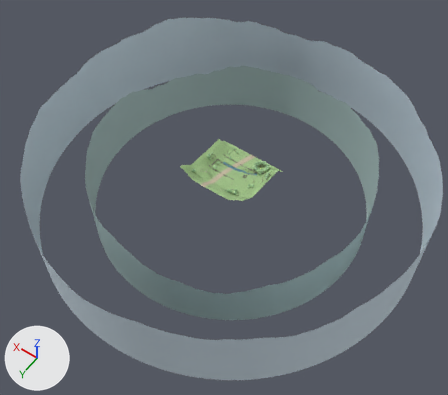
One commit to the glTF model public/assets/meadow.glb: the scene before it, then after it.
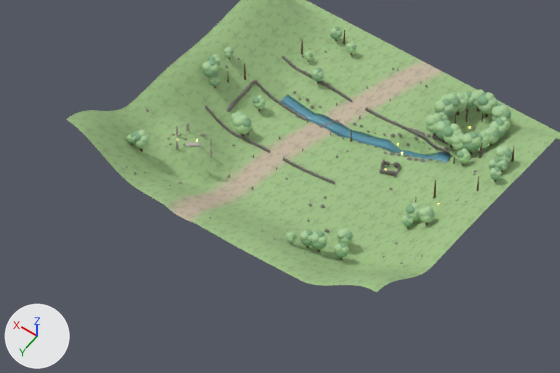
Old and new are each drawn whole from a 50 mm lens placed at (-283.0, 476.0, 599.0), pointed at (-8.0, 92.0, -5.0) and again close up on the part from 37% to 62% of the width and 36% to 55% of the height. Lighting does not change. The marker at lower left points along +X, +Y and +Z. The first two pictures are the older version. Vertices at exactly the same position are counted once.

The first close-up shows 'FLOOR_MEADOW', 'MEADOW'.
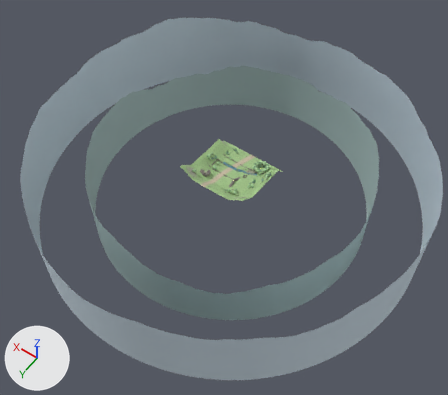
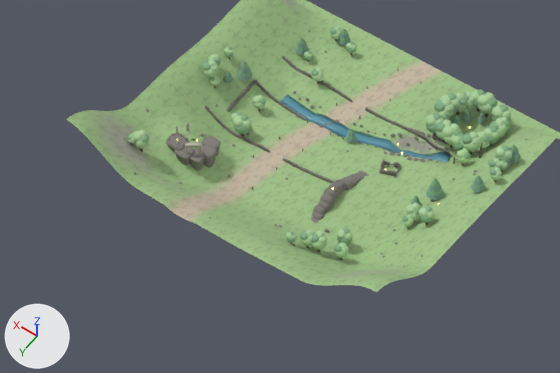
Changed parts and their boxes [x1, y1, x2, y2] in the close-ups (560 x 373 px):
'MEADOW', reshaped: before [98, 10, 523, 276]; after [98, 10, 528, 276]
part 1 of me_floor_meadow, recoloured: [102, 0, 440, 169] in both
part 2 of me_stone0, added: after [341, 177, 353, 190]
part 3 of me_stone0, added: after [337, 179, 346, 191]
part 4 of me_stone0, added: after [331, 181, 343, 195]
part 5 of me_stone0, added: after [328, 184, 340, 199]
part 6 of me_stone0, added: after [323, 187, 337, 201]
part 7 of me_stone0, added: after [318, 200, 331, 212]
part 8 of me_stone0, built on: before [127, 27, 509, 264]; after [129, 27, 528, 274]
part 9 of me_stone0, recoloured: [127, 26, 512, 258] in both
part 10 of me_stone0, recoloured: [127, 28, 512, 252] in both

Diff of the bpy script that builds the scene:
```diff
--- a/public/assets/meadow.glb.py
+++ b/public/assets/meadow.glb.py
@@ mat_conifer @@
+mat_conifer = principled_material('conifer')
+mat_conifer.base_color = (0.2, 0.36, 0.3)  # greyish green #7ca295
+mat_conifer.roughness = 0.9
@@ mat_m_rock_tex @@
+mat_m_rock_tex = bpy.data.materials.new('m_rock_tex')
+# uses the picture img_m_rock
@@ me_floor_meadow @@
 # used by ob_floor_meadow; location = (0.0, 0.0, 0.0)
-me_floor_meadow.from_pydata(...)  # 3381 vertices, 6498 faces; spans x -46.0..45.2, y 17.5..108.7, z -2.9..33.3
+me_floor_meadow.from_pydata(...)  # 3392 vertices, 6526 faces; spans x -46.0..45.2, y 17.5..108.7, z -2.9..33.3
+# me_floor_meadow part 1: 644 kept faces spanning x -46.0..45.2, y 19.1..108.7, z -2.9..30.2 get new vertex colours; the middle colour goes from green #a2c489 to greyish green #a7bf91
+# edits to the shape of me_floor_meadow do not show in these pictures
 me_floor_meadow.materials.append(mat_ground_tex)
+me_floor_meadow.materials.append(mat_m_rock_tex)
@@ me_stone0 @@
 # used by ob_meadow; location = (0.0, 0.0, 0.0)
-me_stone0.from_pydata(...)  # 51977 vertices, 86302 faces; spans x -245.0..245.0, y -180.0..310.0, z -40.0..70.0
+me_stone0.from_pydata(...)  # 54447 vertices, 90245 faces; spans x -245.0..245.0, y -180.0..310.0, z -40.0..70.0
+# me_stone0 part 2: the loose piece of 42 vertices spanning x -13.0..-12.0, y 58.0, z 3.0 is copied, and the copy is scaled about its middle by (6.18, 6.54, 12.6), then moved by (4.0, 9.0, 2.0); it spans x -10.0..-7.0, y 65.0..68.0, z 3.0..7.0
+# me_stone0 part 3: the loose piece of 42 vertices spanning x -13.0..-12.0, y 58.0, z 3.0 is copied, and the copy is scaled about its middle by (5.55, 5.37, 13.9), then moved by (5.0, 11.0, 3.0); it spans x -10.0..-7.0, y 67.0..70.0, z 4.0..8.0
+# me_stone0 part 4: the loose piece of 42 vertices spanning x -13.0..-12.0, y 58.0, z 3.0 is copied, and the copy is scaled about its middle by (6.17, 5.57, 16.7), then moved by (5.0, 13.0, 3.0); it spans x -10.0..-7.0, y 69.0..72.0, z 4.0..8.0
+# me_stone0 part 5: the loose piece of 42 vertices spanning x -13.0..-12.0, y 58.0, z 3.0 is copied, and the copy is scaled about its middle by (5.82, 5.33, 17.8), then moved by (4.0, 14.0, 4.0); it spans x -10.0..-7.0, y 71.0..73.0, z 4.0..9.0
+# me_stone0 part 6: the loose piece of 42 vertices spanning x -13.0..-12.0, y 58.0, z 3.0 is copied, and the copy is scaled about its middle by (6.29, 5.63, 18.4), then moved by (4.0, 16.0, 4.0); it spans x -10.0..-7.0, y 72.0..75.0, z 4.0..9.0
+# me_stone0 part 7: the loose piece of 42 vertices spanning x 9.0..10.0, y 81.0..82.0, z 6.0 is copied, and the copy is scaled about its middle by (13.7, 11.6, 17.5), then moved by (-19.0, -5.0, 0.0), in mat_m_rock_tex_001 (picture img_m_rock); it spans x -11.0..-7.0, y 75.0..78.0, z 4.0..8.0
+# me_stone0 part 8: 2427 vertices moved within x -43.0..39.0, y 21.0..97.0, z -3.0..21.0; 1259 vertices removed from x -41.0..37.0, y 24.0..98.0, z -1.0..15.0; 6312 vertices added at x -43.0..41.0, y 23.0..105.0, z -3.0..24.0
+# me_stone0 part 9: 3734 faces spanning x -43.0..40.0, y 21.0..97.0, z 1.0..21.0 switch from mat_leaf_lo (greyish green #86b186) to mat_leaf (green #add19e)
+# me_stone0 part 10: 4163 faces spanning x -43.0..39.0, y 21.0..97.0, z 2.0..21.0 switch from mat_leaf (green #add19e) to mat_leaf_lo (greyish green #86b186)
+# other edits to the shape of me_stone0 do not show in these pictures
 me_stone0.materials.append(mat_m_stone_tex)
@@ me_stone0 @@
 me_stone0.materials.append(mat_bloom_b)
+me_stone0.materials.append(mat_conifer)  # greyish green #7ca295
```
